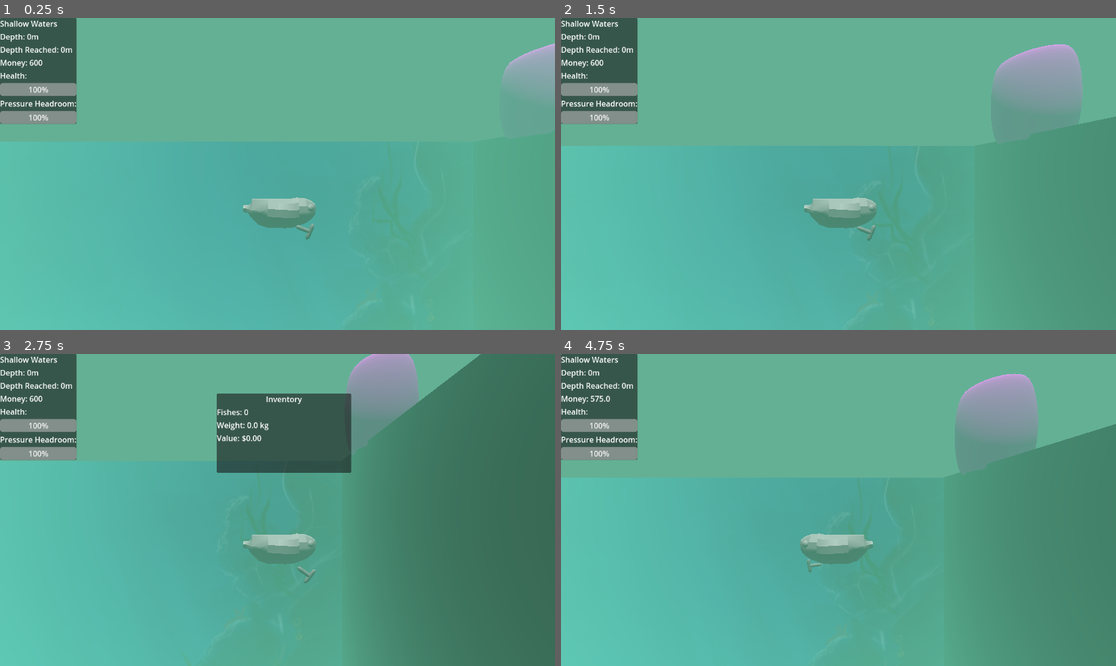
Above: before the commit, frames 1-4 (two rows, left to right).
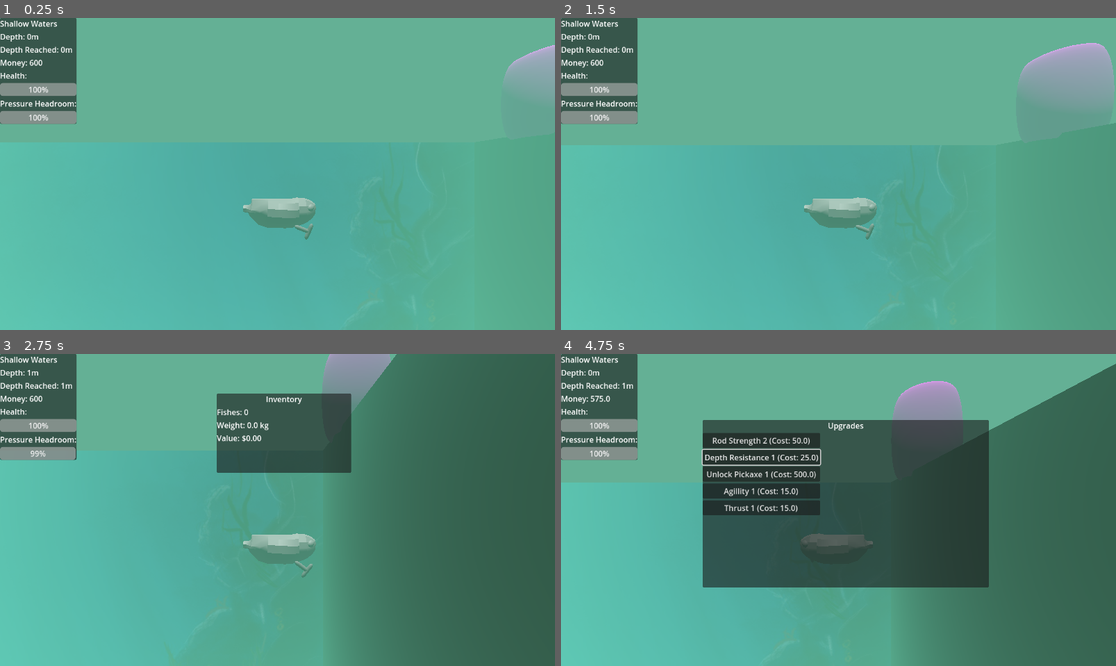
Above: after the commit, the same moments.

Repository: manusfishy/too-fishy
Game: Godot game, scene res://scenes/main_scene.tscn
Two runs of this game, one before a commit and one after it. Both use one fixed random seed, a clock stepped at 60 frames per second and the inputs below.
Inputs (mouse positions are in pixels of both pictures, inside the frame that each line leads up to):
- Up to frame 1 (0.25 s): no input
- Up to frame 2 (1.5 s): tap Enter at 0.5 s; move the mouse to (960, 158) at 0.52 s; hold Right (move_right) 0.53-1.28 s; tap Tab (inv_toggle) at 0.6, 1.35 s; click (960, 158) at 0.67 s; move the mouse to (727, 189) at 1.27 s; hold Down (move_down) from 1.28 s (still down)
- Up to frame 3 (2.75 s): move the mouse to (333, 441) at 2.02 s; release Down (move_down) at 2.03 s; hold Right (move_right) from 2.03 s (still down); tap Space (swing_pickaxe) at 2.1 s; tap Tab (inv_toggle) at 2.3 s
- Up to frame 4 (4.75 s): move the mouse to (810, 572) at 2.77 s; release Right (move_right) at 2.78 s; hold Up (move_up) 2.78-3.5 s; tap Tab (inv_toggle) at 2.85, 4.35 s; click (810, 572) at 2.92 s; click "Rod Strength 1 (Cost: 25.0)" at 3.5 s; move the mouse to (1005, 556) at 4.27 s; hold Left (move_left) from 4.28 s (still down)

The runs differ from the first frame. In frame 1, less than 0.1% of the frame differs, in the area x 53-100%, y 8-72%; in frame 2, 1.7%; in frame 3, 4.1%; in frame 4, 54%, in the area x 0-100%, y 3-100%.

Commit message:
inventory display works and auto sell works

Diff:
--- a/scenes/main_scene.tscn
+++ b/scenes/main_scene.tscn
@@ -57,19 +57,6 @@
 
 [node name="Section" parent="Level" instance=ExtResource("4_gubc5")]
 transform = Transform3D(1, 0, 0, 0, 1, 0, 0, 0, 1, 0, -35, 0)
-
-[node name="DestroyableBarier" parent="Level/Section"]
-_import_path = NodePath("")
-unique_name_in_owner = false
-process_mode = 0
-process_priority = 0
-process_physics_priority = 0
-process_thread_group = 0
-physics_interpolation_mode = 0
-auto_translate_mode = 0
-editor_description = ""
-transform = Transform3D(10, 0, 0, 0, 10, 0, 0, 0, 10, -5.71801, 17.2179, 2.99864)
-script = null
 
 [node name="DirectionalLight3D" type="DirectionalLight3D" parent="."]
 transform = Transform3D(0.94702, 0.320556, -0.0199303, -0.0267635, 0.140602, 0.989705, 0.320058, -0.936736, 0.141732, -6.47082, 1.04463, 15.1856)
--- a/scenes/player.tscn
+++ b/scenes/player.tscn
@@ -1,8 +1,7 @@
-[gd_scene load_steps=9 format=3 uid="uid://durrtmu3i450r"]
+[gd_scene load_steps=8 format=3 uid="uid://durrtmu3i450r"]
 
 [ext_resource type="Script" uid="uid://b4nuxfxo3kvlq" path="res://scripts/player.gd" id="1_3vyb7"]
 [ext_resource type="PackedScene" uid="uid://cdvfasjj4km5l" path="res://FishSub.fbx" id="2_qhqgy"]
-[ext_resource type="Resource" uid="uid://e0lxbmss3uuj" path="res://scenes/inventory/playerInventory.tres" id="2_qlg0r"]
 [ext_resource type="PackedScene" uid="uid://cwlmu2g8odpra" path="res://scenes/pickaxe.tscn" id="4_qlg0r"]
 
 [sub_resource type="CapsuleShape3D" id="CapsuleShape3D_7cn6r"]
@@ -27,7 +26,6 @@
 axis_lock_angular_z = true
 motion_mode = 1
 script = ExtResource("1_3vyb7")
-inventory = ExtResource("2_qlg0r")
 
 [node name="CollisionShape3D" type="CollisionShape3D" parent="."]
 transform = Transform3D(-4.37114e-08, -1, 0, 1, -4.37114e-08, 0, 0, 0, 1, 0, 0, 0)
--- a/scripts/fish.gd
+++ b/scripts/fish.gd
@@ -12,6 +12,18 @@
 var rotation_cooldown_left = 0
 var speed = 0
 var home: int
+
+
+func removeFish():
+	var fish_data = {
+		"price": price,
+		"weight": weight,
+		"id": get_instance_id()
+	}
+	queue_free()
+	return fish_data
+
+
 
 func _physics_process(delta: float) -> void:
 	if rotation_cooldown_left > 0:
--- a/scripts/game_state.gd
+++ b/scripts/game_state.gd
@@ -46,6 +46,7 @@
 var health = 100.0
 var headroom = 0
 
+var inventory: Inv = Inv.new()
 
 var playerInStage: Stage = Stage.SURFACE
 
--- a/scripts/inventory/inv_ui.gd
+++ b/scripts/inventory/inv_ui.gd
@@ -31,15 +31,25 @@
 func open():
 	visible = true
 	is_open = true
+	getTotal()
 	update_display()
 
 func close():
 	visible = false
 	is_open = false
 
-func update_inventory_value(key, value):
-	inventory[key] = value
-	update_display()
+func getTotal():
+	var totalPrice = 0
+	var totalWeight = 0
+	var n = 0
+	for item in GameState.inventory.items:
+		totalPrice += item.price
+		totalWeight += item.weight
+		n =+ 1
+
+	inventory[InventoryValues.TotalValue] = totalPrice
+	inventory[InventoryValues.TotalWeight] = totalWeight
+	inventory[InventoryValues.FishesCaught] = GameState.inventory.items.size()
 
 func update_display():
 	# Clear existing children (except any permanent ones you might have)
--- a/scripts/inventory/inventory.gd
+++ b/scripts/inventory/inventory.gd
@@ -3,3 +3,12 @@
 class_name Inv
 
 @export var items: Array[InvItem]
+
+func add(item: InvItem):
+	items.append(item)
+
+func sellItems():
+	while 0 < GameState.inventory.items.size():
+		var item = GameState.inventory.items[0]
+		GameState.money += item.price
+		GameState.inventory.items.remove_at(0)
--- a/scripts/inventory/inventory_item.gd
+++ b/scripts/inventory/inventory_item.gd
@@ -5,4 +5,4 @@
 @export var type: String = ""
 @export var weight: int
 @export var price: int
-@export var texture: Texture2D
+@export var id: int
--- a/scripts/player.gd
+++ b/scripts/player.gd
@@ -7,8 +7,6 @@
 var throw_strength = 15.0 # Adjust for distance
 var is_holding_hook = true
 var target_velocity = Vector3.ZERO
-
-@export var inventory: Inv
 
 @onready var pickaxe_scene = preload("res://scenes/pickaxe.tscn")
 @onready var rope = $rope # A MeshInstance3D with CylinderMesh
@@ -28,9 +26,35 @@
 	print("player ready")
 
 
-func _physics_process(_delta: float) -> void:
+func addFishToInv(data):
+	for item in GameState.inventory.items:
+		if item.id == data.id:
+			print("Duplicate fish ID detected: ", data.id)
+			return false
+
+	var my_fish = InvItem.new()
+	my_fish.type = "fish"
+	my_fish.weight = data.weight
+	my_fish.price = data.price
+	my_fish.id = data.id
+	GameState.inventory.items.append(my_fish)
+	return true
+
+func collision():
+	var collision = move_and_slide()
+
+	# Check for collisions after movement
+	for i in get_slide_collision_count():
+		var collision_info = get_slide_collision(i)
+		var collider = collision_info.get_collider()
+		if collider is CharacterBody3D:
+			if collider.has_method("removeFish"):
+				var fish_details = collider.removeFish()
+				addFishToInv(fish_details)
+
+
+func movement(_delta: float):
 	var direction = Vector3.ZERO
-
 	if Input.is_action_pressed("move_right"):
 		direction.x += 1
 		if $Pivot.rotation[1] < 0:
@@ -56,10 +80,22 @@
 	velocity = target_velocity
 	move_and_slide()
 
+
+
+func _physics_process(delta: float) -> void:
+	movement(delta)
+	# Check colision
+	collision()
+
 	var depthSnapped = snapped(GameState.depth, 100)
 	var sectionType = GameState.depthStageMap[depthSnapped]
 
 	$Camera3D.environment.fog_light_color = colorMap[sectionType]
+
+
+
+
+
 
 
 func _process(delta):
@@ -67,13 +103,20 @@
 	process_depth_effects(delta)
 
 
+func onDock():
+	GameState.inventory.sellItems()
+	print("docked")
+
 func process_dock(delta):
 	if position.y >= 0 && position.x > -4:
 		if (GameState.health < 100.0):
 			GameState.health += 5 * delta
-		GameState.isDocked = true
+		if not GameState.isDocked:
+			onDock()
+			GameState.isDocked = true
 	else:
-		GameState.isDocked = false
+		if GameState.isDocked:
+			GameState.isDocked = false
 
 func process_depth_effects(delta):
 	GameState.headroom = ((GameState.upgrades[GameState.Upgrade.DEPTH_RESISTANCE] + 1) * 100 - GameState.depth)
Not shown: 1 places in scenes/hook_pivot.tscn that only renumber resources
